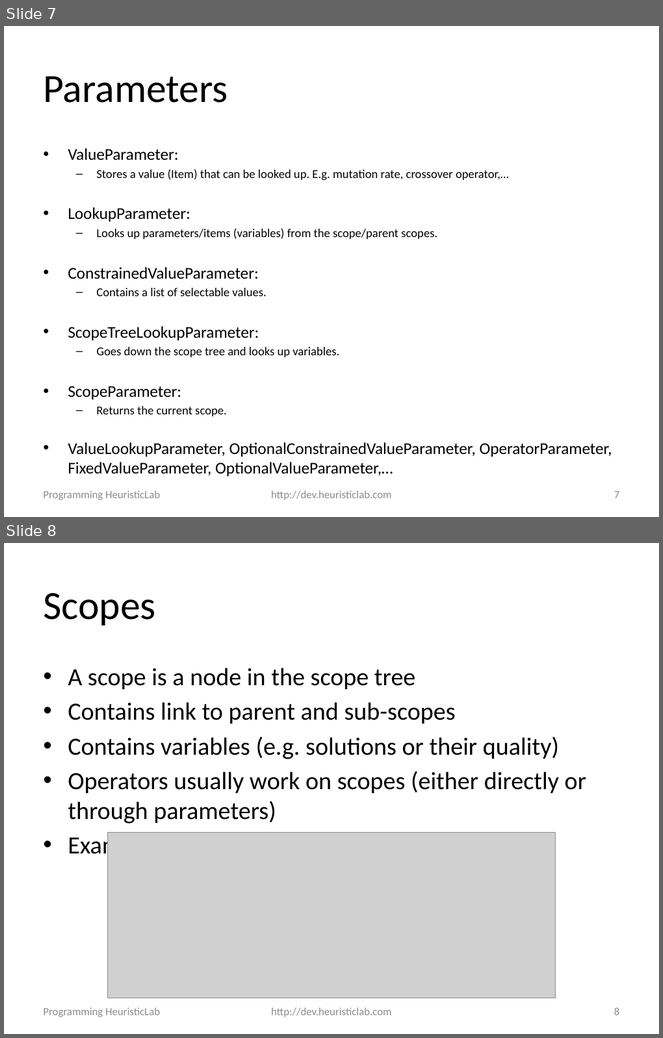
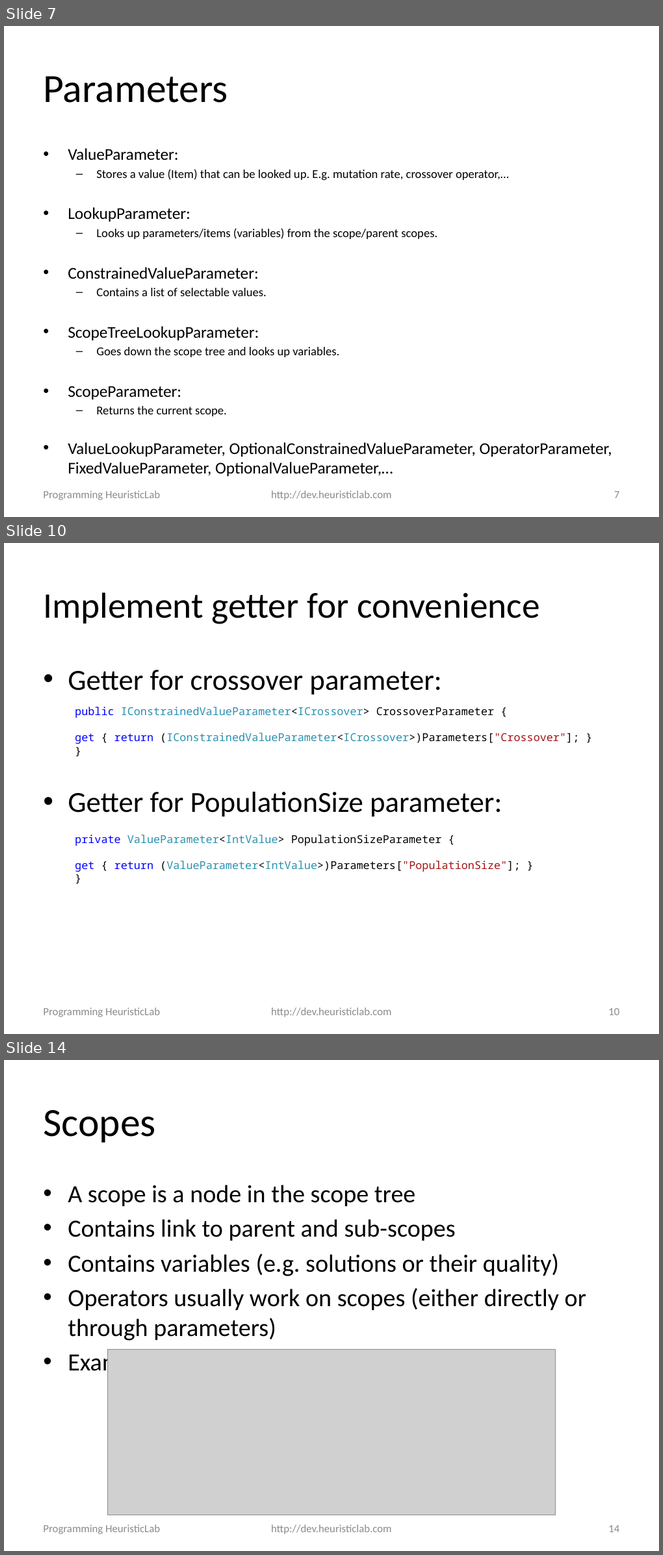
Before and after one commit to heal-research/HeuristicLab, a slide deck: documentation/Tutorials/Programming HeuristicLab - Algorithms and Problems.pptx. Shown one above the other, each under a label of ours: slides 7 and 8 before the commit, slides 7, 10 and 14 after it; the slides between them are not shown. The pictures are 663x1038 and 663x1555 pixels, drawn with LibreOffice and Linux fonts; fonts in the diff are those of the drawing; grey boxes stand for pictures; background and template pictures are left out. Boxes give left, top, right and bottom in pixels: in the first picture for what was removed or moved away, otherwise in the second. Text is boxed around its words. In the diff, an @@ line names an element or a change of style, - is before the commit and + after.

Commit message:
#2317 worked on programming slides

```diff
--- a/documentation/Tutorials/Programming HeuristicLab - Algorithms and Problems.pptx
+++ b/documentation/Tutorials/Programming HeuristicLab - Algorithms and Problems.pptx
@@ slide 10 added at (4, 543, 659, 1034), background #FFFFFF @@
@@ title added at (43, 592, 540, 624), 39.6 pt, text #000000 @@
+Implement getter for convenience
@@ text added at (68, 670, 502, 817), 32 pt, text #000000 @@
+• Getter for crossover parameter:
+• Getter for PopulationSize parameter:
@@ text added at (75, 707, 579, 744), 12 pt, text #2B91AF @@
+public IConstrainedValueParameter<ICrossover> CrossoverParameter {
+get { return (IConstrainedValueParameter<ICrossover>)Parameters["Crossover"]; }
+}
@@ text added at (75, 835, 520, 872), 12 pt, text #000000 @@
+private ValueParameter<IntValue> PopulationSizeParameter {
+get { return (ValueParameter<IntValue>)Parameters["PopulationSize"]; }
+}
@@ text added at (43, 1008, 160, 1017), 12 pt, text #8C8C8C @@
+Programming HeuristicLab
@@ text added at (271, 1008, 392, 1017), 12 pt, text #8C8C8C @@
+http://dev.heuristiclab.com
@@ page number added at (608, 1008, 620, 1016), 12 pt, text #8C8C8C @@
+10
@@ what was slide 8 is now slide 14 @@
@@ page number at (608, 1525, 620, 1533): text changed @@
-8
+14
```
Also in this commit, not shown: 7 other slides added.
